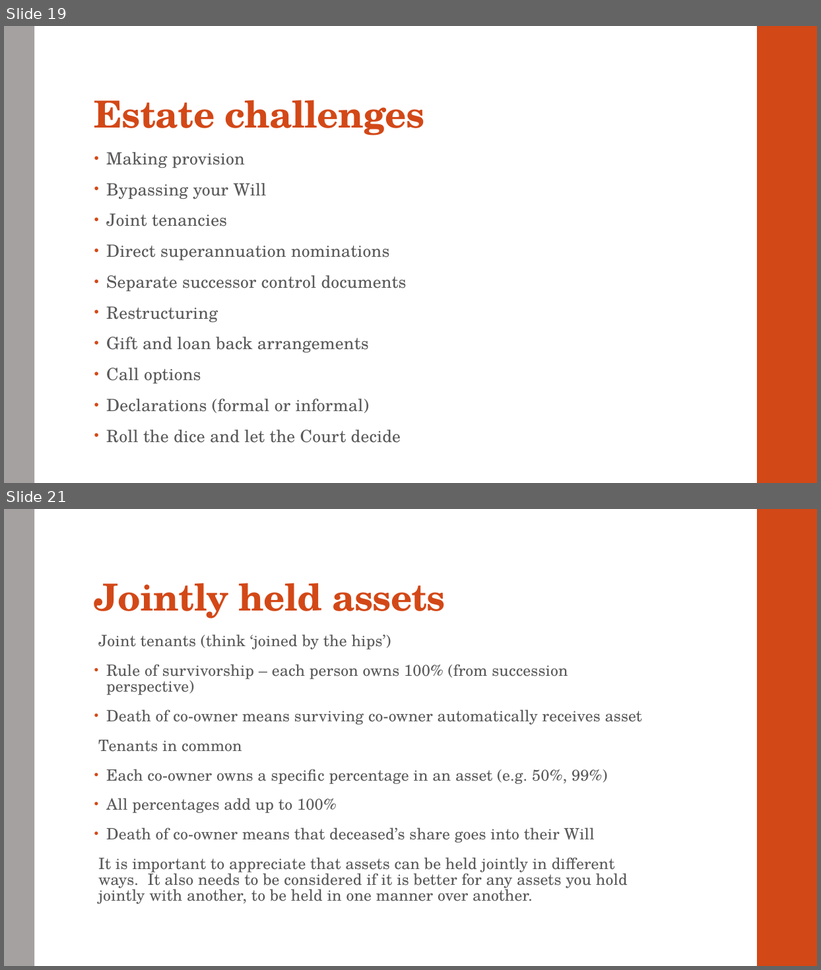
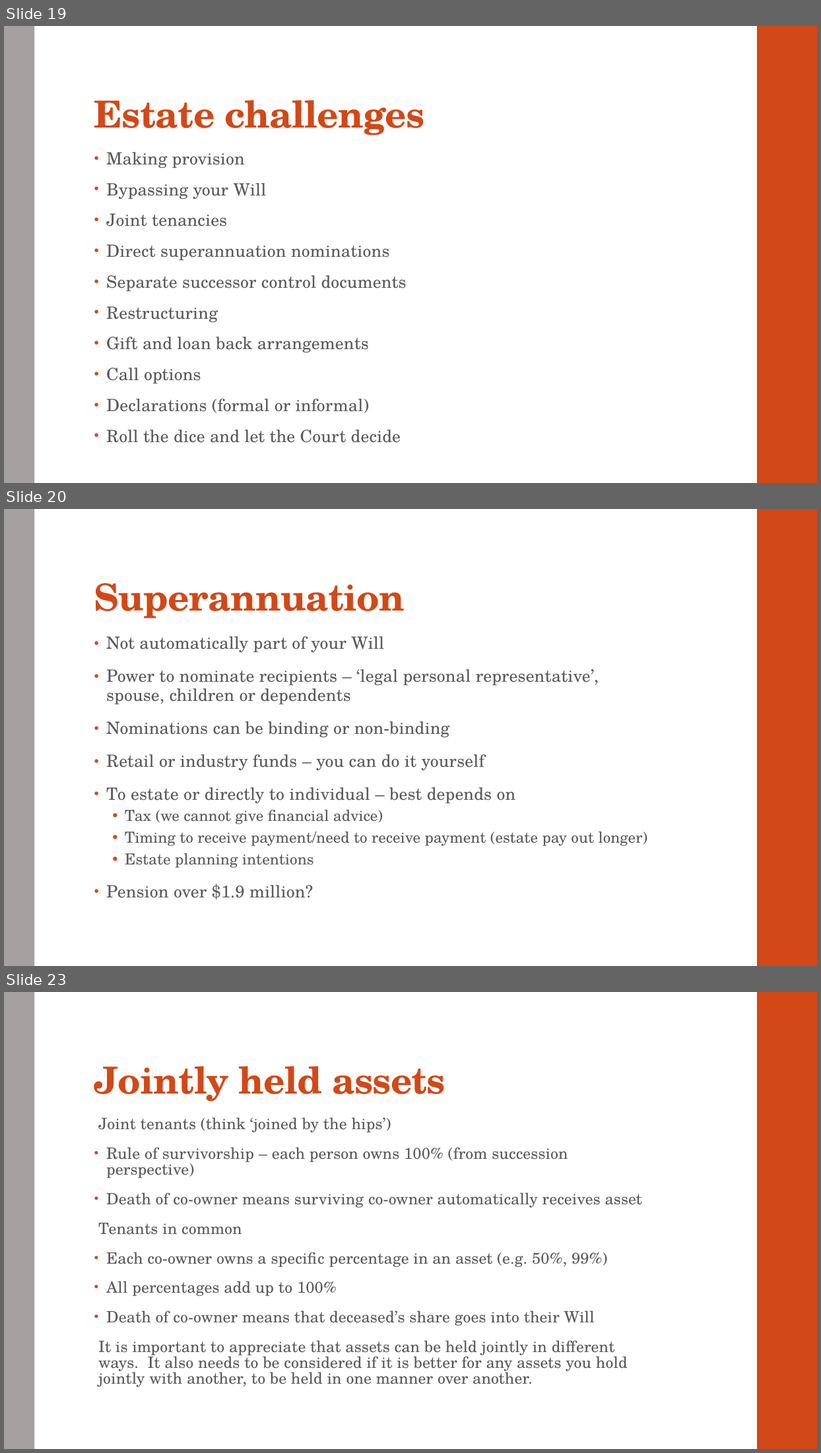
Before and after one commit to dariuschats/dariuschats.github.io, a slide deck: downloadables/other/Estate planning/Estate Planning Meeting Slides.pptx. Shown one above the other, each under a label of ours: slides 19 and 21 before the commit, slides 19, 20 and 23 after it; the slides between them are not shown. The pictures are 821x970 and 821x1453 pixels, drawn with LibreOffice and Linux fonts; fonts in the diff are those of the drawing. Boxes give left, top, right and bottom in pixels: in the first picture for what was removed or moved away, otherwise in the second. Text is boxed around its words. In the diff, an @@ line names an element or a change of style, - is before the commit and + after.

```diff
--- a/downloadables/other/Estate planning/Estate Planning Meeting Slides.pptx
+++ b/downloadables/other/Estate planning/Estate Planning Meeting Slides.pptx
@@ slide 20 added at [4, 509, 817, 966], background #FFFFFF; not listed: 2 template elements that a slide beside it also shows @@
@@ title added at [94, 583, 405, 619], 44 pt, text #D34817, bold @@
+Superannuation
@@ text added at [106, 636, 648, 900], 20 pt, text #595959 @@
+• Not automatically part of your Will
+• Power to nominate recipients – ‘legal personal representative’, spouse, children or dependents
+• Nominations can be binding or non-binding
+• Retail or industry funds – you can do it yourself
+• To estate or directly to individual – best depends on
+  • Tax (we cannot give financial advice)
+  • Timing to receive payment/need to receive payment (estate pay out longer)
+  • Estate planning intentions
+• Pension over $1.9 million?
@@ what was slide 21 is now slide 23 @@
```
Also in this commit, not shown: 2 slides changed, 2 other slides added, 3 other files.
